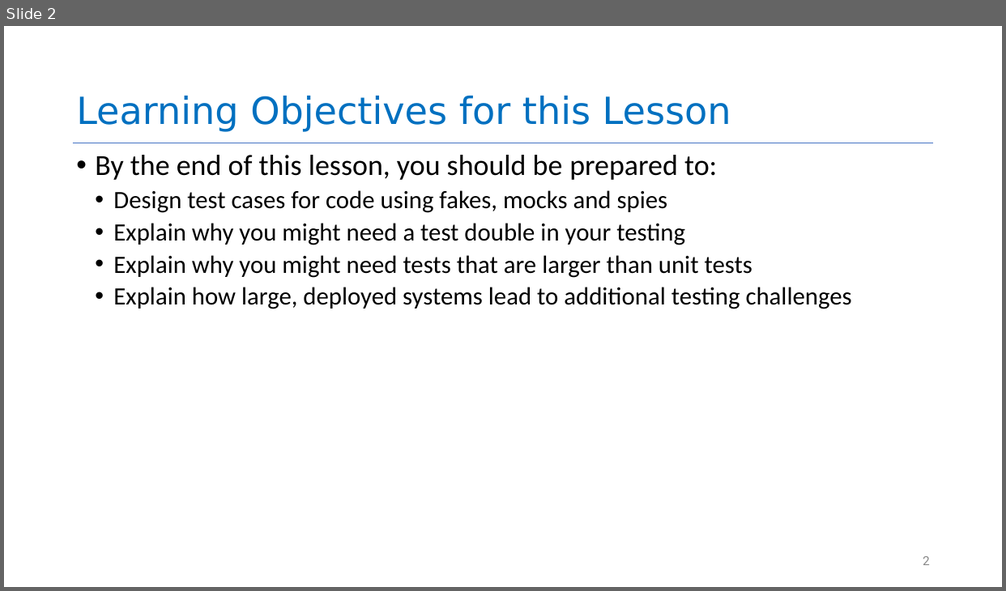
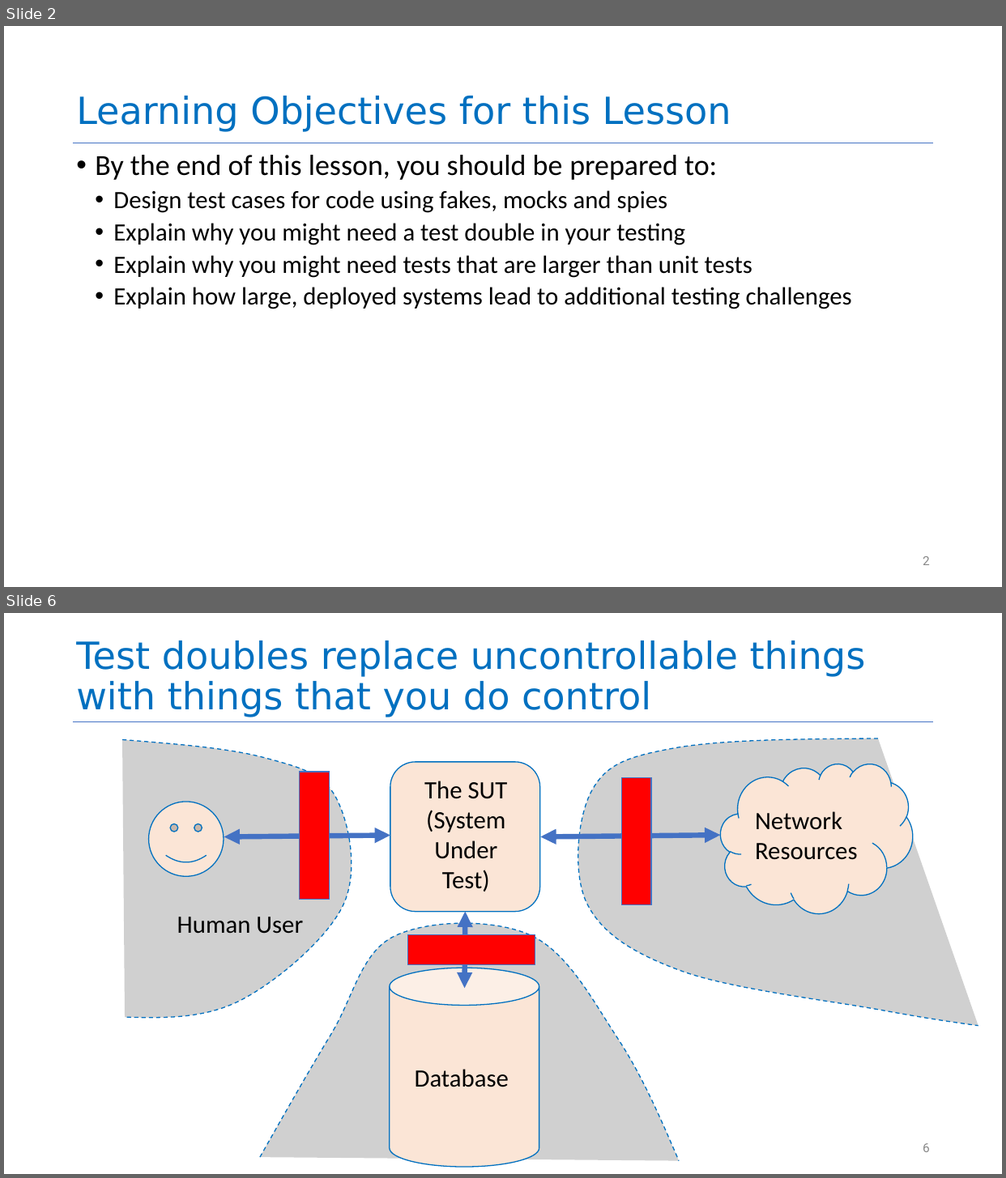
Before and after one commit to neu-se/CS4530-Spring-2026, a slide deck: Slides/Module 10 Testing Larger Things.pptx. Shown one above the other, each under a label of ours: slide 2 before the commit, slides 2 and 6 after it; the slides between them are not shown. The pictures are 1006x591 and 1006x1178 pixels, drawn with LibreOffice and Linux fonts; fonts in the diff are those of the drawing; grey boxes stand for pictures. Boxes give left, top, right and bottom in pixels: in the first picture for what was removed or moved away, otherwise in the second. Text is boxed around its words. In the diff, an @@ line names an element or a change of style, - is before the commit and + after.

```diff
--- a/Slides/Module 10 Testing Larger Things.pptx
+++ b/Slides/Module 10 Testing Larger Things.pptx
@@ slide 6 added at (4,613,1002,1174), background #FFFFFF @@
@@ title added at (76,641,866,717), 72 pt, text #0070C0 @@
+Test doubles replace uncontrollable things with things that you do control
@@ line added from (73, 722) to (933, 722), #4472C4 1 pt @@
@@ picture added at (122,740,351,1018) @@
@@ picture added at (578,739,978,1026) @@
@@ rectangle added at (299,772,329,899), fill #FF0000, outline #4472C4 2 pt @@
@@ rounded rectangle added at (390,762,540,912), fill #FBE5D6, outline #0070C0 2 pt @@
@@ text added at (424,781,508,892), 48 pt, text #000000 @@
+The SUT
+(System
+Under
+Test)
@@ rectangle added at (621,778,651,905), fill #FF0000, outline #4472C4 2 pt @@
@@ freeform shape added at (720,764,913,914), fill #FBE5D6, outline #0070C0 2 pt @@
@@ freeform shape added at (730,772,906,899), outline #0070C0 2 pt @@
@@ ellipse added at (149,802,224,876), fill #FBE5D6 @@
@@ freeform shape added at (149,802,224,876), outline #0070C0 2 pt @@
@@ freeform shape added at (170,824,202,832), fill #000000 at 20% opacity @@
@@ text added at (755,811,858,860), 48 pt, text #000000 @@
+Network
+Resources
@@ double arrow added from (224, 837) to (390, 835), #4472C4 10 pt @@
@@ freeform shape added at (540,835,720,837), outline #4472C4 10 pt @@
@@ text added at (765,892,791,895), 36 pt, text #FFFFFF @@
+Mo
@@ text added at (177,917,303,934), 48 pt, text #000000 @@
+Human User
@@ picture added at (260,923,679,1161) @@
@@ double arrow added from (465, 912) to (465, 988), #4472C4 10 pt @@
@@ rectangle added at (407,935,535,965), fill #FF0000, outline #4472C4 2 pt @@
@@ group added at (390,968,539,1167): 2 freeform shapes, 1 ellipse, 1 text @@
+Database
@@ page number added at (923,1144,930,1152), 24 pt, text #888888 @@
+6
```
Also in this commit, not shown: 24 slides changed, 18 other slides added, 2 other files.
